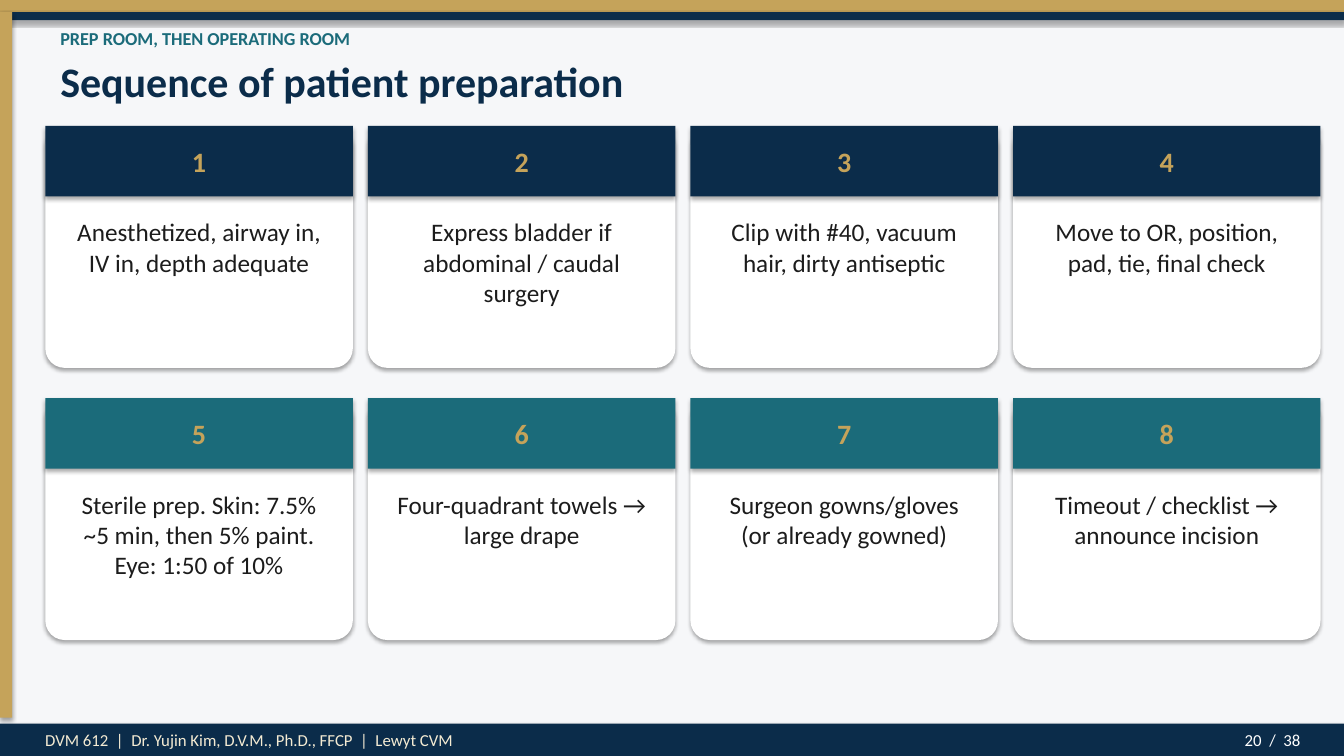
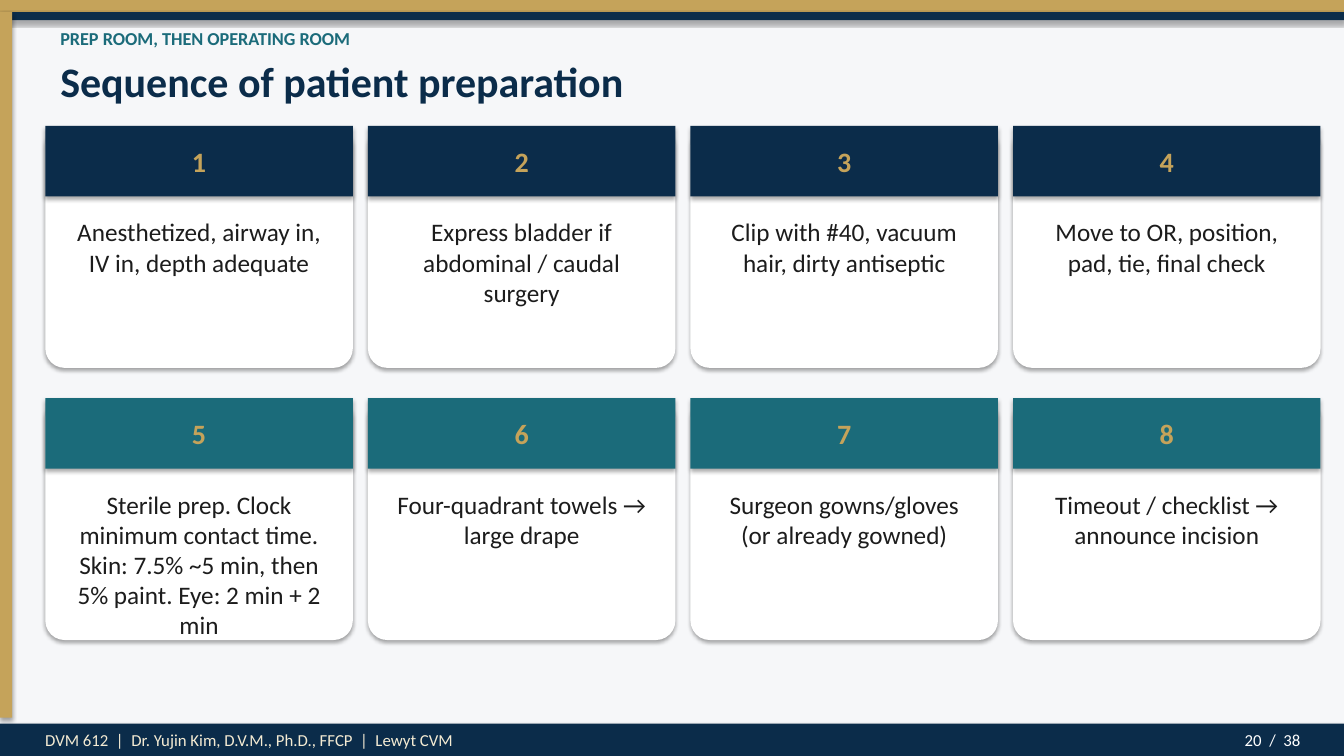
Before and after one commit to drkimvet/happycare, a slide deck: slide 20 of lectures/DVM-612_Week4_Preop_PatientPrep_Postop.pptx. Drawn at 1344x756 pixels with LibreOffice and Linux fonts; fonts in the diff are those of the drawing. Boxes give left, top, right and bottom in pixels: in the first picture for what was removed or moved away, otherwise in the second. Text is boxed around its words. In the diff, an @@ line names an element or a change of style, - is before the commit and + after.

```diff
--- a/lectures/DVM-612_Week4_Preop_PatientPrep_Postop.pptx
+++ b/lectures/DVM-612_Week4_Preop_PatientPrep_Postop.pptx
@@ text at (78, 496, 321, 608): text changed @@
-Sterile prep. Skin: 7.5% ~5 min, then 5% paint. Eye: 1:50 of 10%
+Sterile prep. Clock minimum contact time. Skin: 7.5% ~5 min, then 5% paint. Eye: 2 min + 2 min
```
Also in this commit, not shown: 8 other slides changed, 1 slide added, 1 slide removed, 2 other files.
